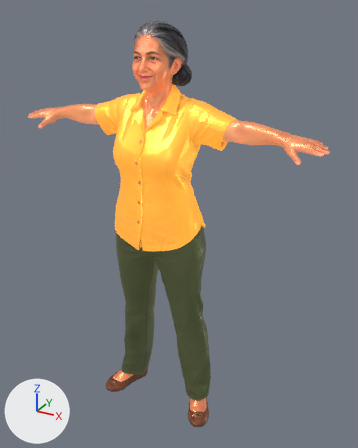
What one commit did to the glTF model app/public/models/carmen.glb.
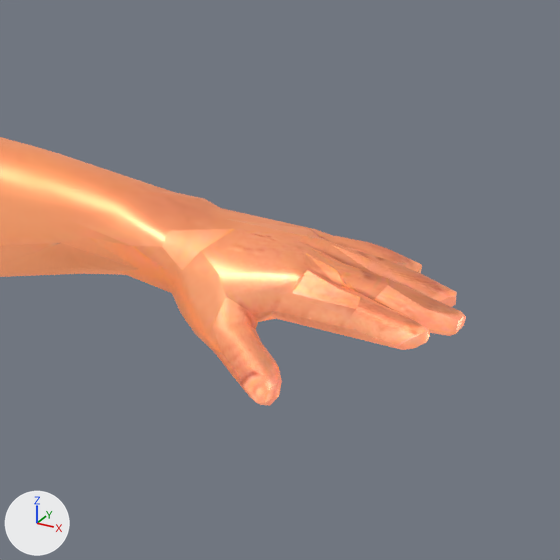
The first picture shows the older version from a 50 mm camera at (0.992, -1.63, 1.747) aimed at (0.063, 0.061, 0.902). The close-ups show the older and then the newer version on the part from 72% to 96% of the width and 23% to 42% of the height of that picture. Only the edits that show in the close-ups are written down. Lighting does not change. The marker at lower left points along +X, +Y and +Z. Where no turn or scale is listed for an object, it has been applied to the vertices. Vertices at exactly the same position are counted once.

Objects in the first close-up: 'char1'.
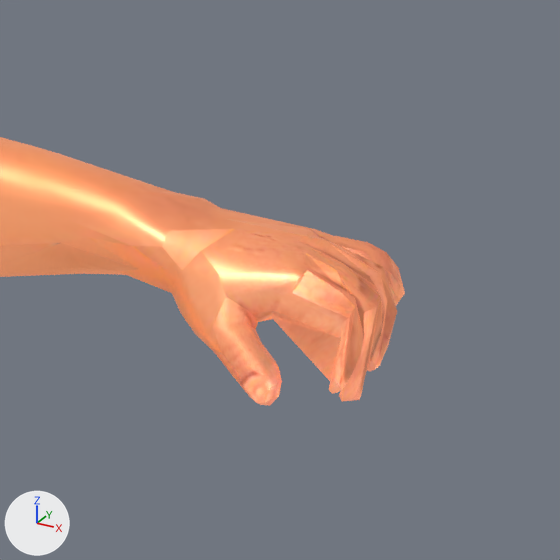
Diff of the bpy script that builds the scene:
```diff
--- a/app/public/models/carmen.glb.py
+++ b/app/public/models/carmen.glb.py
@@ me_char1 @@
 # used by ob_char1; location = (0.0, 0.0, 0.0)
-me_char1.from_pydata(...)  # 6231 vertices, 12456 faces; spans x -0.66..0.66, y -0.16..0.16, z 0.0..1.7
+me_char1.from_pydata(...)  # 6231 vertices, 12456 faces; spans x -0.62..0.62, y -0.16..0.16, z 0.0..1.7
+# me_char1 part 1: 84 of the vertices in x 0.61..0.66, y -0.03..0.05, z 1.3..1.33 are multiplied about their middle by the matrix ((-0.003, 0.09, 0.598), (0.085, 0.769, -0.118), (-1.04, 0.094, 0.771)), then moved by (-0.03, 0.0, -0.03)
+# me_char1 part 2: 12 of the faces centred in x 0.59..0.65, y -0.03..0.03, z 1.3..1.33 are now shaded smooth
+# other edits to the shape of me_char1 do not show in these pictures
 me_char1.materials.append(mat_material_1)
```

Where the change shows, as pixel boxes (x1, y1, x2, y2) in the close-ups (560 x 560 px; the box of a moved part takes in the faces that stretch with it):
'char1', reshaped
    before: (0, 137, 466, 406)
    after: (0, 137, 405, 406)
part 1 of me_char1, moved or reshaped
    before: (272, 249, 466, 350)
    after: (272, 251, 405, 402)
part 2 of me_char1, shading changed
    before: (336, 244, 430, 336)
    after: (333, 244, 379, 388)
